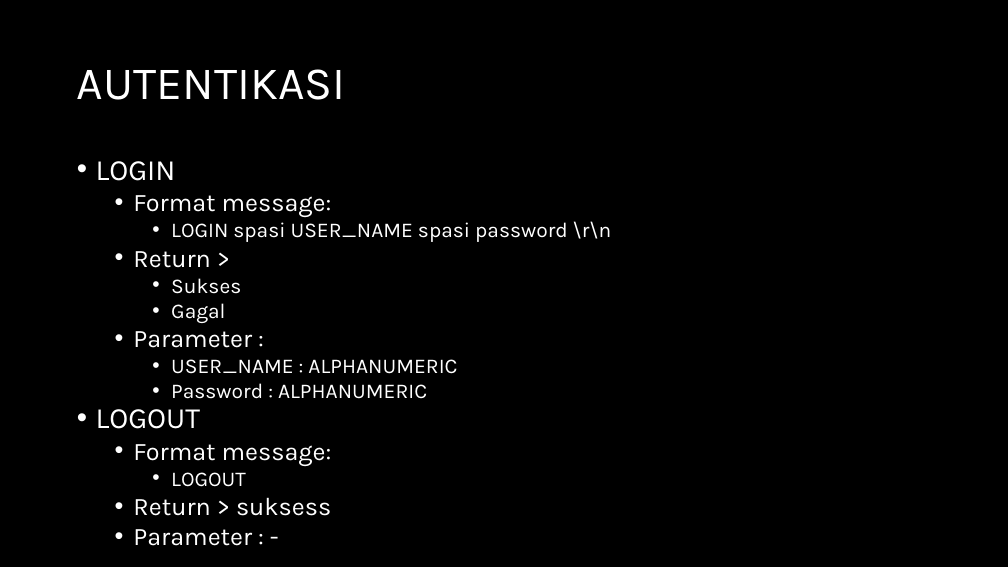
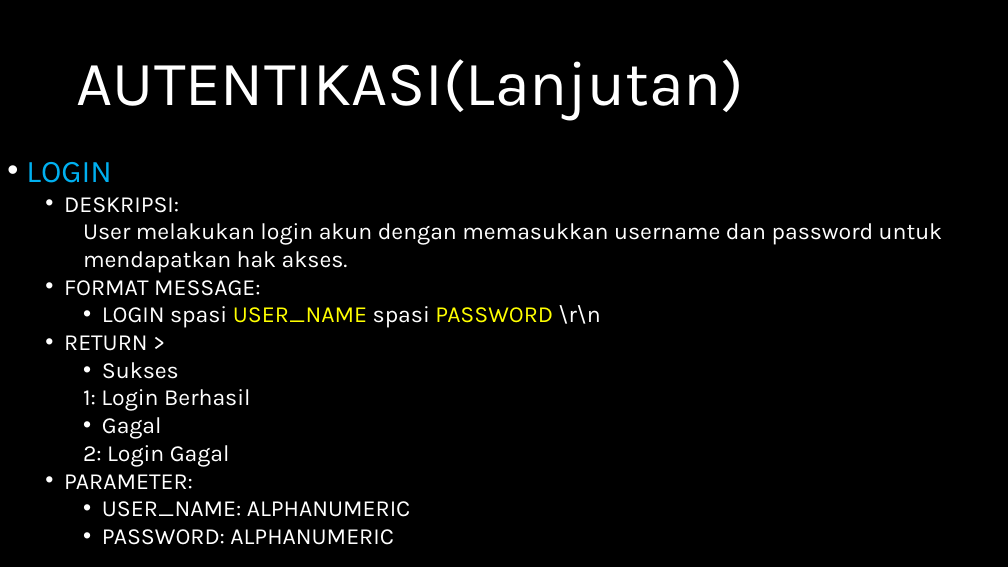
Before and after one commit to jeffrynasri/Kuliah-Progjar-E, a slide deck: slide 4 of TUGAS2_CHATSERVER/DRAFT-CHAT-SERVER.pptx (slide 2 before the commit). Drawn at 1008x567 pixels with LibreOffice and Linux fonts; fonts in the diff are those of the drawing. Boxes give left, top, right and bottom in pixels: in the first picture for what was removed or moved away, otherwise in the second. Text is boxed around its words. In the diff, an @@ line names an element or a change of style, - is before the commit and + after.

```diff
--- a/TUGAS2_CHATSERVER/DRAFT-CHAT-SERVER.pptx
+++ b/TUGAS2_CHATSERVER/DRAFT-CHAT-SERVER.pptx
@@ text at (77, 59, 745, 120): text changed; size 44 to 60 pt @@
-AUTENTIKASI
+AUTENTIKASI(Lanjutan)
@@ text "LOGIN": place and size @@
-text "LOGIN" at (96, 161, 611, 516)
+text "LOGIN" at (26, 162, 942, 545)
@@ text at (26, 162, 179, 439): size 28 to 30 pt, text colour #FFFFFF to #00B0F0 in "LOGIN"; size 20 to 22 pt in "Sukses", "Gagal" @@
@@ text at (64, 197, 942, 351): text changed; size 20 to 22 pt @@
-  • Format message:
-    • LOGIN spasi USER_NAME spasi password \r\n
-  • Return >
+  • DESKRIPSI:
+    User melakukan login akun dengan memasukkan username dan password untuk mendapatkan hak akses.
+  • FORMAT MESSAGE:
+    • LOGIN spasi USER_NAME spasi PASSWORD \r\n
+  • RETURN >
@@ text at (83, 389, 251, 411): paragraph added @@
+    1: Login Berhasil
@@ text at (64, 445, 410, 545): text changed; size 24 to 22 pt @@
-  • Parameter :
-    • USER_NAME : ALPHANUMERIC
-    • Password : ALPHANUMERIC
-• LOGOUT
-  • Format message:
-    • LOGOUT
-  • Return > suksess
-  • Parameter : -
+    2: Login Gagal
+  • PARAMETER:
+    • USER_NAME: ALPHANUMERIC
+    • PASSWORD: ALPHANUMERIC
```
Also in this commit, not shown: 9 other slides changed, 3 slides added.
